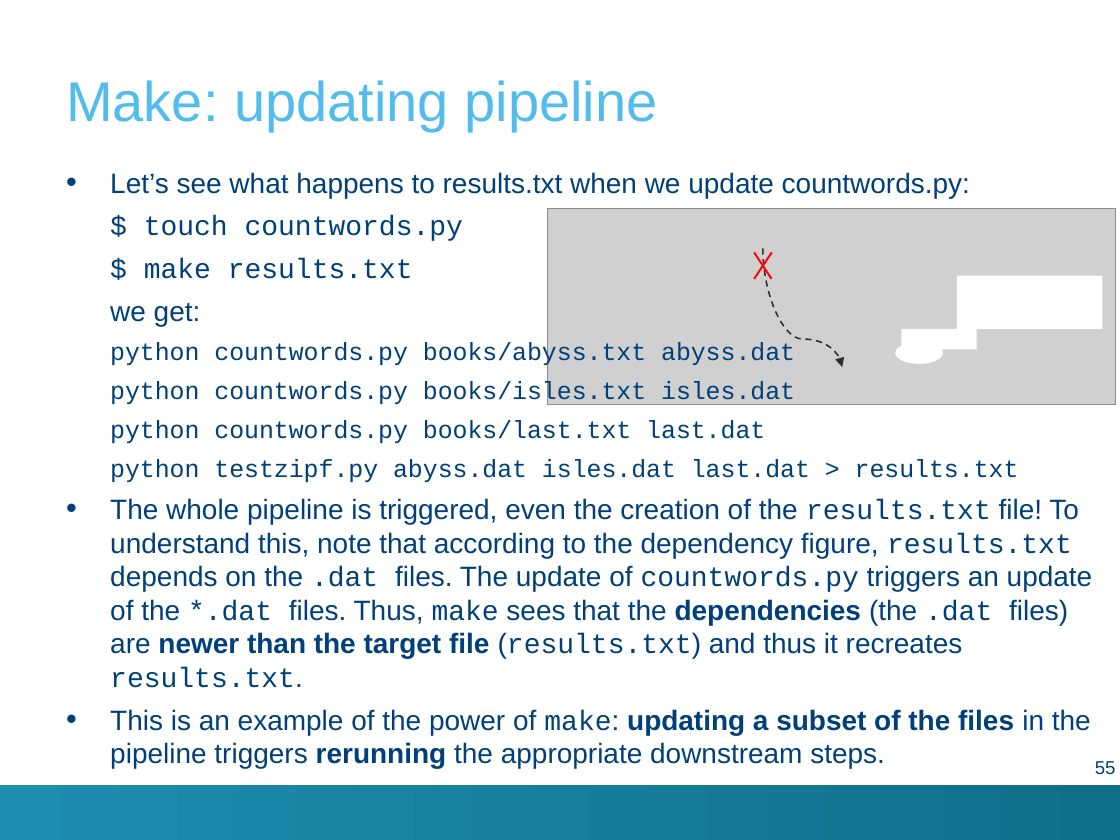
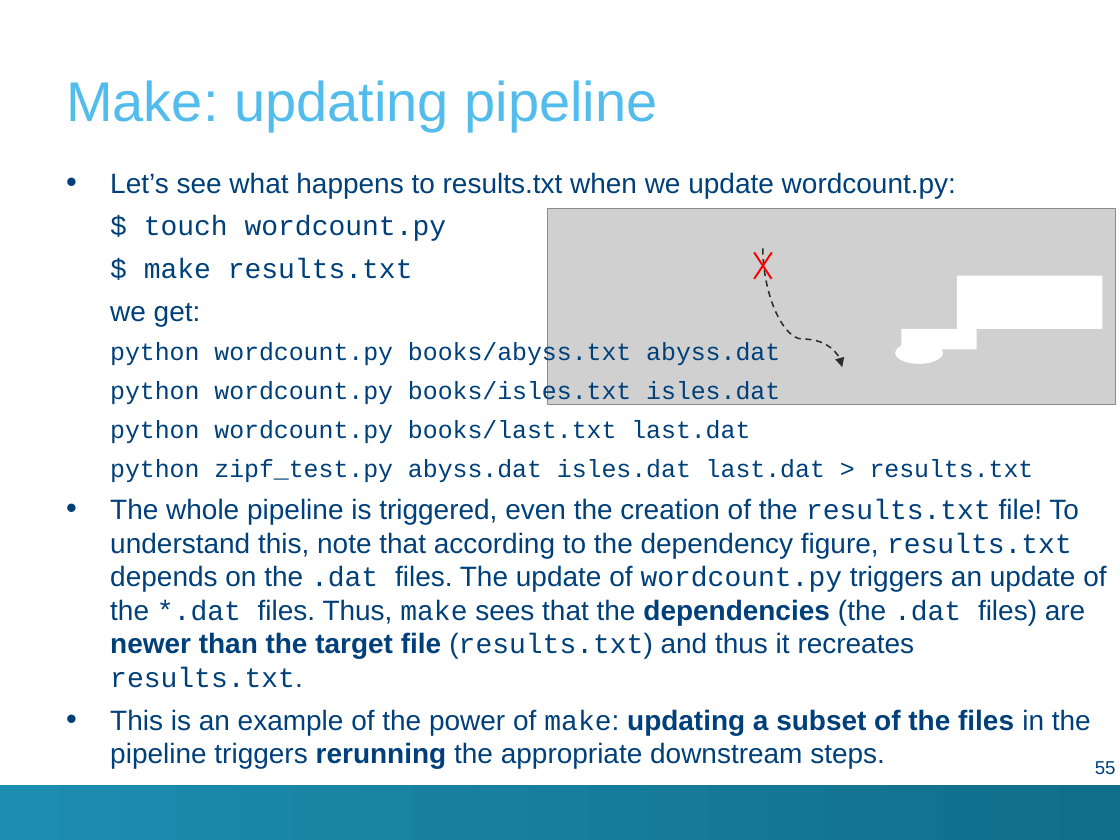
Before and after one commit to hpcleuven/Makefile-intro, a slide deck: slide 55 of Make.pptx. Drawn at 1120x840 pixels with LibreOffice and Linux fonts; fonts in the diff are those of the drawing; grey boxes stand for pictures; background and template pictures are left out. Boxes give left, top, right and bottom in pixels: in the first picture for what was removed or moved away, otherwise in the second. Text is boxed around its words. In the diff, an @@ line names an element or a change of style, - is before the commit and + after.

Commit message:
updating the slides

```diff
--- a/Make.pptx
+++ b/Make.pptx
@@ text at (110,172,956,241): text changed @@
-• Let’s see what happens to results.txt when we update countwords.py:
-  $ touch countwords.py
+• Let’s see what happens to results.txt when we update wordcount.py:
+  $ touch wordcount.py
@@ text at (110,342,1106,688): text changed @@
-  python countwords.py books/abyss.txt abyss.dat
-  python countwords.py books/isles.txt isles.dat
-  python countwords.py books/last.txt last.dat
-  python testzipf.py abyss.dat isles.dat last.dat > results.txt
-• The whole pipeline is triggered, even the creation of the results.txt file! To understand this, note that according to the dependency figure, results.txt depends on the .dat files. The update of countwords.py triggers an update of the *.dat files. Thus, make sees that the dependencies (the .dat files) are newer than the target file (results.txt) and thus it recreates results.txt.
+  python wordcount.py books/abyss.txt abyss.dat
+  python wordcount.py books/isles.txt isles.dat
+  python wordcount.py books/last.txt last.dat
+  python zipf_test.py abyss.dat isles.dat last.dat > results.txt
+• The whole pipeline is triggered, even the creation of the results.txt file! To understand this, note that according to the dependency figure, results.txt depends on the .dat files. The update of wordcount.py triggers an update of the *.dat files. Thus, make sees that the dependencies (the .dat files) are newer than the target file (results.txt) and thus it recreates results.txt.
```
Also in this commit, not shown: 55 other slides changed, 1 other file.
